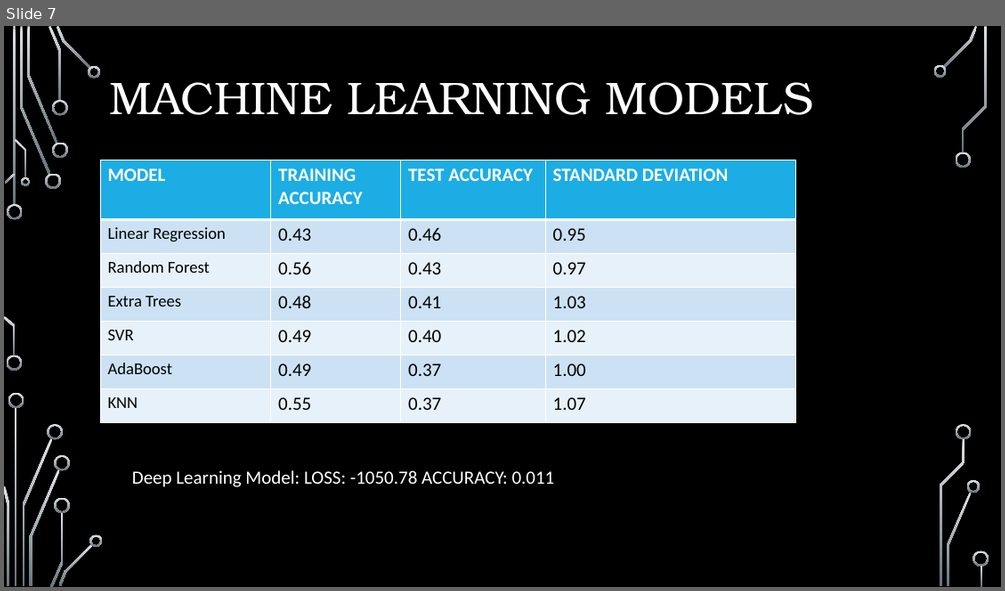
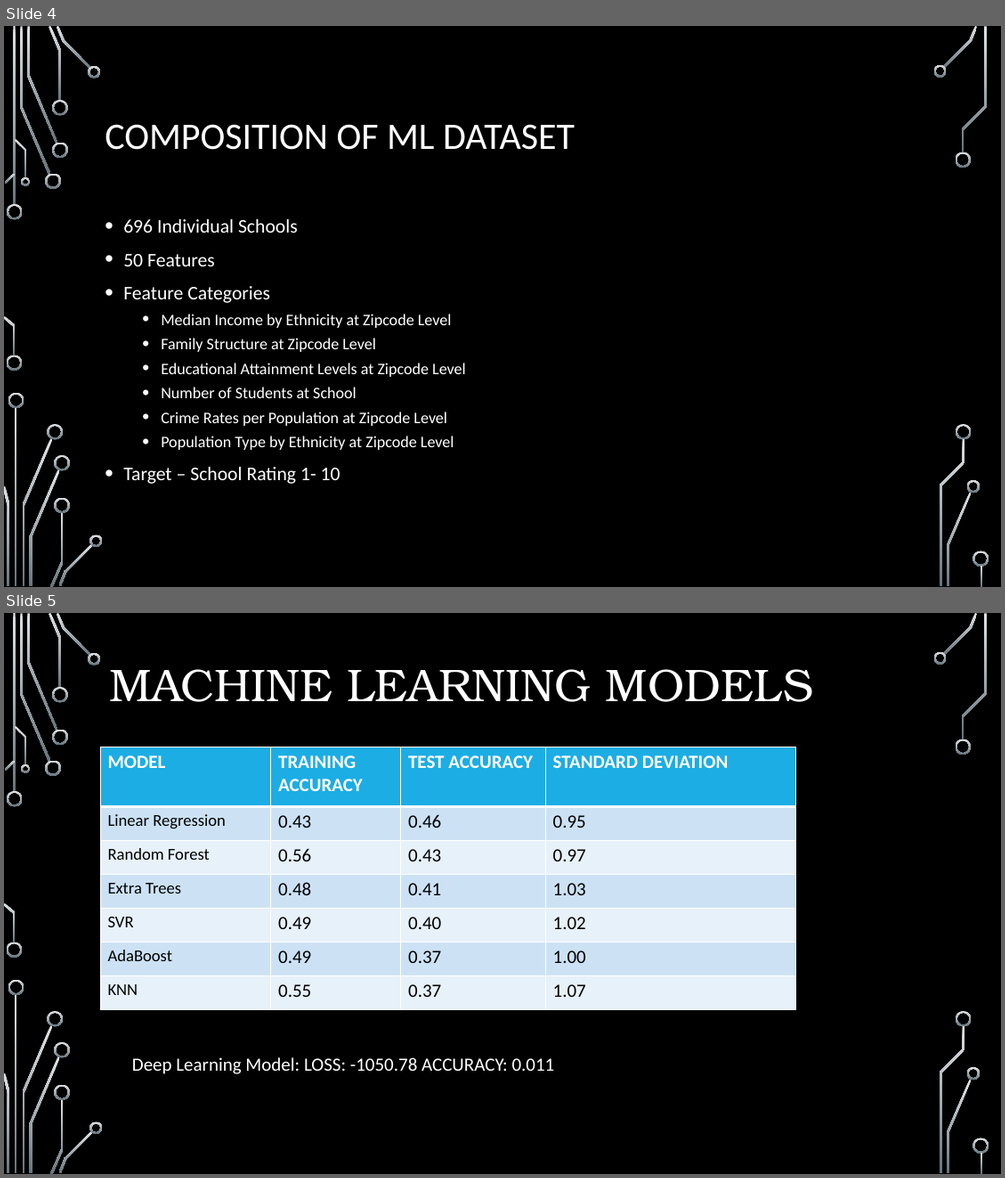
Before and after one commit to pkorat/ML-School-Rating-Prediction-Model, a slide deck: Final_Presentation_Project4.pptx. Shown one above the other, each under a label of ours: slide 7 before the commit, slides 4 and 5 after it. The pictures are 1005x591 and 1005x1178 pixels, drawn with LibreOffice and Linux fonts; fonts in the diff are those of the drawing; background and template pictures are left out. Boxes give left, top, right and bottom in pixels: in the first picture for what was removed or moved away, otherwise in the second. Text is boxed around its words. In the diff, an @@ line names an element or a change of style, - is before the commit and + after.

```diff
--- a/Final_Presentation_Project4.pptx
+++ b/Final_Presentation_Project4.pptx
@@ slide 4 added at (4,26,1001,587), background picture (left out); not listed: 36 template elements that a slide beside it also shows @@
@@ title added at (105,124,574,150), 36 pt, text #FFFFFF @@
+COMPOSITION OF ML DATASET
@@ text added at (123,219,466,483), 15.5 pt, text #FFFFFF @@
+• 696 Individual Schools
+• 50 Features
+• Feature Categories
+  • Median Income by Ethnicity at Zipcode Level
+  • Family Structure at Zipcode Level
+  • Educational Attainment Levels at Zipcode Level
+  • Number of Students at School
+  • Crime Rates per Population at Zipcode Level
+  • Population Type by Ethnicity at Zipcode Level
+• Target – School Rating 1- 10
@@ what was slide 7 is now slide 5 @@
```
Also in this commit, not shown: 5 slides changed, 2 other slides added, 4 slides removed, 1 other file.
